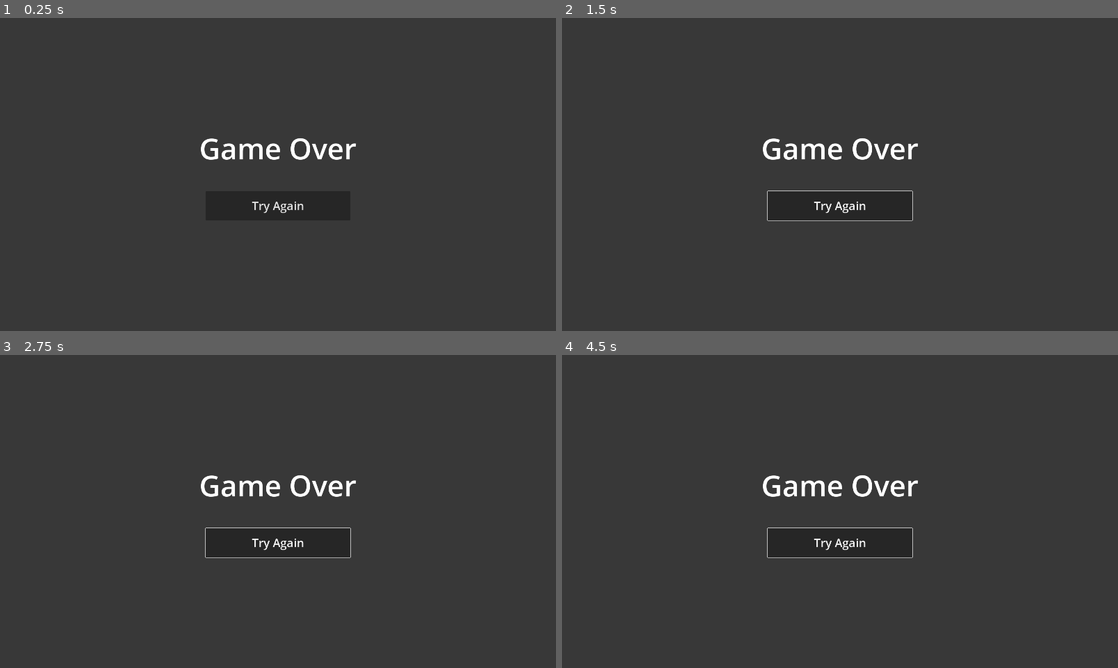
Above: before the commit, frames 1-4 (two rows, left to right).
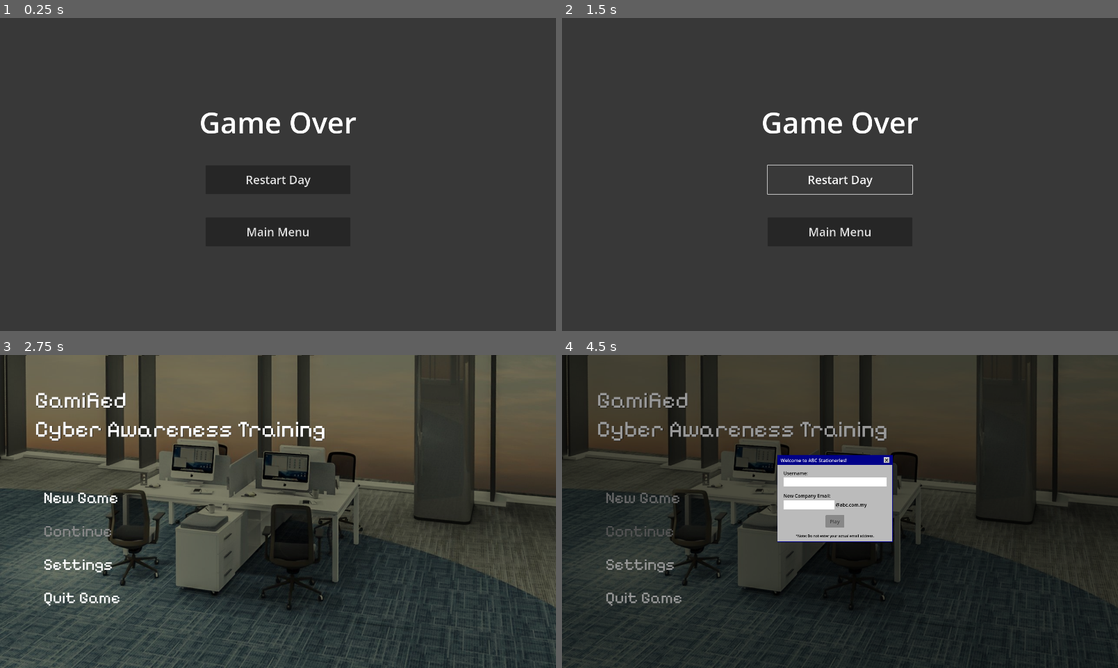
Above: after the commit, the same moments.

Repository: Wong-Kai-Lun/gamified-cybersecurity-awareness-training
Game: Godot game, scene res://game/main_game/programs/events/game_over_panel.tscn
The game is run twice, just before and just after one commit, with the same random seed, the same clock (stepped at 60 frames per second) and the same inputs. This scene is started directly instead of the project's main scene.
Inputs (mouse positions are in pixels of both pictures, inside the frame that each line leads up to):
- Up to frame 1 (0.25 s): no input
- Up to frame 2 (1.5 s): click (840, 205) at 0.5 s, where only the run before the commit has a clickable "Try Again"; click (840, 180) at 1.25 s, where only the run after the commit has a clickable "Restart Day"
- Up to frame 3 (2.75 s): click (278, 567) at 2 s, where only the run after the commit has a clickable "Main Menu"
- Up to frame 4 (4.5 s): click (840, 542) at 2.75 s, where only the run before the commit has a clickable "Try Again"; click (840, 542) at 3.5 s, where only the run before the commit has a clickable "Try Again"; click (656, 498) at 4.25 s, where only the run after the commit has a clickable "New Game"

The runs differ from the first frame. In frame 1, 1.8% of the frame differs, in the area x 36-65%, y 30-70%; in frame 2, 2.1%; in frame 3, 50%; in frame 4, 53%, in the area x 0-100%, y 0-100%.

Commit message:
Added Feature: Game Over Panel Fade In
- game over panel will fade in on game over.
- tweaked ransomware cmd window for realism.

Diff:
--- a/godot/game/event_service.gd
+++ b/godot/game/event_service.gd
@@ -135,7 +135,7 @@
 
 # Adware
 func _start_adware_timer() -> void:
-	var delay := randf_range(20.0, 25.0)
+	var delay := randf_range(5.0, 10.0)
 	adware_timer.start(delay)
 
 func _on_adware_timer_timeout() -> void:
--- a/godot/game/main_game/desktop.gd
+++ b/godot/game/main_game/desktop.gd
@@ -92,6 +92,10 @@
 
 
 # Consequences
+func _wait(duration: float) -> void:
+	await get_tree().create_timer(duration).timeout
+
+
 func _on_game_over(reason: EventServiceInstance.GameOverReason) -> void:
 	match reason:
 		EventServiceInstance.GameOverReason.OVERLOAD:
@@ -114,7 +118,7 @@
 		ad_window_instance.position = Vector2(x, y)
 		ad_window_instance.setup()
 
-		await get_tree().create_timer(randf_range(0.10, 0.30)).timeout
+		await _wait(randf_range(0.10, 0.30))
 		ad_window_instance.open()
 
 
@@ -122,8 +126,7 @@
 	var bsod_panel_scene: PackedScene = load("res://game/main_game/programs/events/bsod_panel.tscn")
 	var bsod_panel_instance = bsod_panel_scene.instantiate()
 	canvas_layer.add_child(bsod_panel_instance)
-
-	# game over overlay + tween
+	_show_game_over_panel()
 
 
 func _trigger_ransomware() -> void:
@@ -140,8 +143,7 @@
 	email_client.close()
 	inventory.close()
 	recycling_bin.close()
-
-	# game over overlay + tween
+	_show_game_over_panel()
 
 
 func _flash_cmd_window() -> void:
@@ -149,5 +151,17 @@
 	var cmd_window_instance = cmd_window_scene.instantiate()
 	programs_container.add_child(cmd_window_instance)
 	cmd_window_instance.hide()
+
+	await _wait(2.0)
 	await cmd_window_instance.open()
+	await _wait(1.0)
 	await cmd_window_instance.close()
+
+
+func _show_game_over_panel() -> void:
+	var game_over_panel_scene: PackedScene = load("res://game/main_game/programs/events/game_over_panel.tscn")
+	var game_over_panel_instance = game_over_panel_scene.instantiate()
+
+	await _wait(2.0)
+	canvas_layer.add_child(game_over_panel_instance)
+	await TweenUtils.fade_in(game_over_panel_instance, 1.0, 1.0)
--- /dev/null
+++ b/godot/game/main_game/programs/events/game_over_panel.gd
@@ -0,0 +1,10 @@
+extends PanelContainer
+class_name GameOverPanel
+
+
+func _on_restart_day_button_pressed() -> void:
+	pass # Replace with function body.
+
+
+func _on_main_menu_button_pressed() -> void:
+	get_tree().change_scene_to_file("res://game/main_menu/main_menu.tscn")
--- a/godot/game/main_game/programs/events/game_over_panel.tscn
+++ b/godot/game/main_game/programs/events/game_over_panel.tscn
@@ -1,4 +1,6 @@
-[gd_scene load_steps=2 format=3 uid="uid://dgpig05sc8ud2"]
+[gd_scene load_steps=3 format=3 uid="uid://dgpig05sc8ud2"]
+
+[ext_resource type="Script" path="res://game/main_game/programs/events/game_over_panel.gd" id="1_5iih1"]
 
 [sub_resource type="StyleBoxFlat" id="StyleBoxFlat_r3sqx"]
 bg_color = Color(0, 0, 0, 0.266667)
@@ -10,6 +12,7 @@
 grow_horizontal = 2
 grow_vertical = 2
 theme_override_styles/panel = SubResource("StyleBoxFlat_r3sqx")
+script = ExtResource("1_5iih1")
 
 [node name="VBoxContainer" type="VBoxContainer" parent="."]
 layout_mode = 2
@@ -23,10 +26,23 @@
 horizontal_alignment = 1
 vertical_alignment = 1
 
-[node name="TryAgainButton" type="Button" parent="VBoxContainer"]
+[node name="RestartDayButton" type="Button" parent="VBoxContainer"]
 custom_minimum_size = Vector2(500, 100)
 layout_mode = 2
 size_flags_horizontal = 4
 size_flags_vertical = 4
+mouse_default_cursor_shape = 2
 theme_override_font_sizes/font_size = 40
-text = "Try Again"
+text = "Restart Day"
+
+[node name="MainMenuButton" type="Button" parent="VBoxContainer"]
+custom_minimum_size = Vector2(500, 100)
+layout_mode = 2
+size_flags_horizontal = 4
+size_flags_vertical = 4
+mouse_default_cursor_shape = 2
+theme_override_font_sizes/font_size = 40
+text = "Main Menu"
+
+[connection signal="pressed" from="VBoxContainer/RestartDayButton" to="." method="_on_restart_day_button_pressed"]
+[connection signal="pressed" from="VBoxContainer/MainMenuButton" to="." method="_on_main_menu_button_pressed"]
